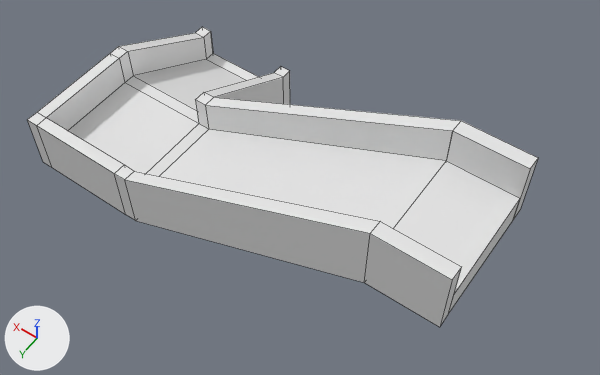
The Blender file Assets/Blend/WoodRamp.blend as it was, and as the next commit left it.
Camera for both pictures: a 50 mm lens placed at (-4.35, 6.58, 11.32), pointed at (-0.17, 0.72, 2.1). Every picture has the same lights, and +X, +Y and +Z are marked at lower left. Mesh edges are drawn as thin lines.

The first picture shows 'Ramp'.
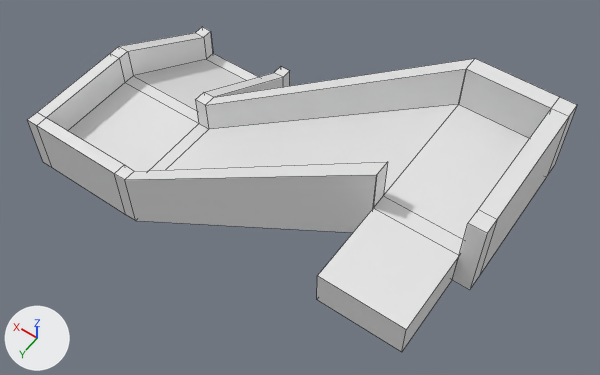
Commit message: Improve ramp mesh

Scene script edits in JSON lines:
```json
{"block": "me_cube_002", "where": "# used by ob_ramp; location = (3.0, -1.0, 1.0)"}
{"op": "remove", "block": "me_cube_002", "code": "me_cube_002.from_pydata(...)  # 80 vertices, 78 faces; spans x -6.0..1.0, y -1.0..3.0, z -1.0..3.0"}
{"op": "add", "block": "me_cube_002", "code": "me_cube_002.from_pydata(...)  # 94 vertices, 95 faces, 1 loose edge; spans x -6.2..1.0, y -1.0..4.0, z -1.0..4.0"}
{"block": "me_cube_002", "change": "me_cube_002 part 1"}
{"block": "me_cube_002", "change": "8 vertices are removed from x -6.0..-5.0, y 0.99..3.0, z 2.0..2.45"}
{"block": "me_cube_002", "change": "24 faces are deleted"}
{"block": "me_cube_002", "change": "3 vertices in x -6.0..-5.0, y 1.19..2.8, z 2.45 move by (0.0, 0.0, 1.0)"}
{"block": "me_cube_002", "change": "1 vertex moves from x -6.0, y 0.99, z 2.0 to x -6.2, y 0.99, z 3.0"}
{"block": "me_cube_002", "change": "7 vertices are added at x -6.0..-5.0, y 1.19..4.0, z 3.0..3.45"}
{"block": "me_cube_002", "change": "9 new vertices lie (0.0, 0.0, 1.0) away from vertices in x -6.0..-5.0, y 0.99..3.0, z 2.0..3.0"}
{"block": "me_cube_002", "change": "6 new vertices lie (-0.2, 0.0, 0.0) away from vertices in x -6.0, y 1.19..3.0, z 3.0..4.0"}
{"block": "me_cube_002", "change": "1 loose edge is added"}
{"block": "me_cube_002", "change": "41 new faces join them"}
```

What differs and where, as boxes [x1, y1, x2, y2] in the pictures (600 x 375 px):
```json
{"object": "Ramp", "change": "reshaped", "before": [28, 27, 538, 327], "after": [28, 27, 577, 352], "on screen": "8% wider, 8% taller"}
{"part": 1, "of": "me_cube_002", "change": "built on", "before": [125, 98, 538, 327], "after": [125, 59, 577, 352]}
```
